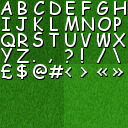
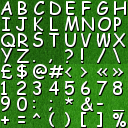
The second 128 × 128 image is a revision of the first. Changes to its layers:
added layer "=" above "+" over (18, 115, 25, 123)
added layer "+" above "(" over (1, 116, 9, 124)
added layer "(" above "^" over (49, 111, 102, 128)
added layer "^" above "%" over (33, 113, 40, 118)
added layer "%" above "_" over (113, 112, 126, 127)
added layer "_" above "-" over (113, 109, 124, 112)
added layer "&" above "*" over (81, 97, 93, 111)
added layer "*" above ";" over (65, 97, 73, 104)
added layer ";" above ":" over (49, 100, 52, 111)
added layer ":" above "0" over (33, 100, 35, 108)
added layer "0" above "9" over (17, 97, 27, 111)
added layer "9" above "8" over (1, 96, 10, 111)
added layer "8" above "7" over (113, 81, 122, 95)
added layer "7" above "6" over (97, 80, 107, 95)
added layer "6" above "5" over (81, 81, 90, 95)
added layer "5" above "4" over (65, 80, 74, 95)
added layer "4" above "3" over (49, 81, 59, 95)
added layer "3" above "2" over (33, 81, 41, 95)
added layer "2" above "1" over (17, 81, 26, 95)
added layer "1" above "A" over (1, 81, 7, 95)
renamed "Pasted Layer#1" to "shadow1", painted on it over (1, 80, 126, 128)
renamed "Pasted Layer" to "shadow2", painted on it over (2, 80, 127, 128)
